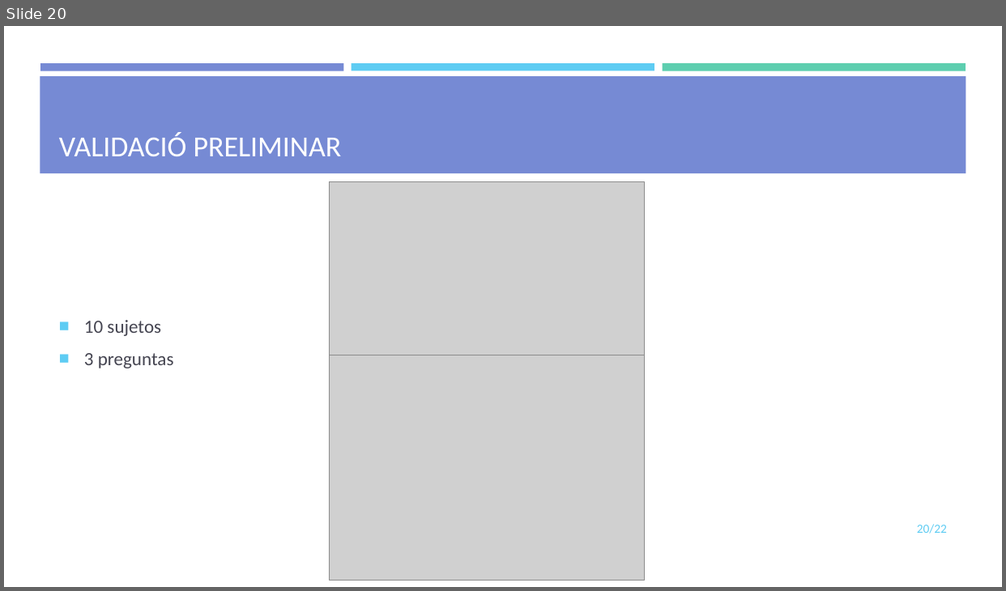
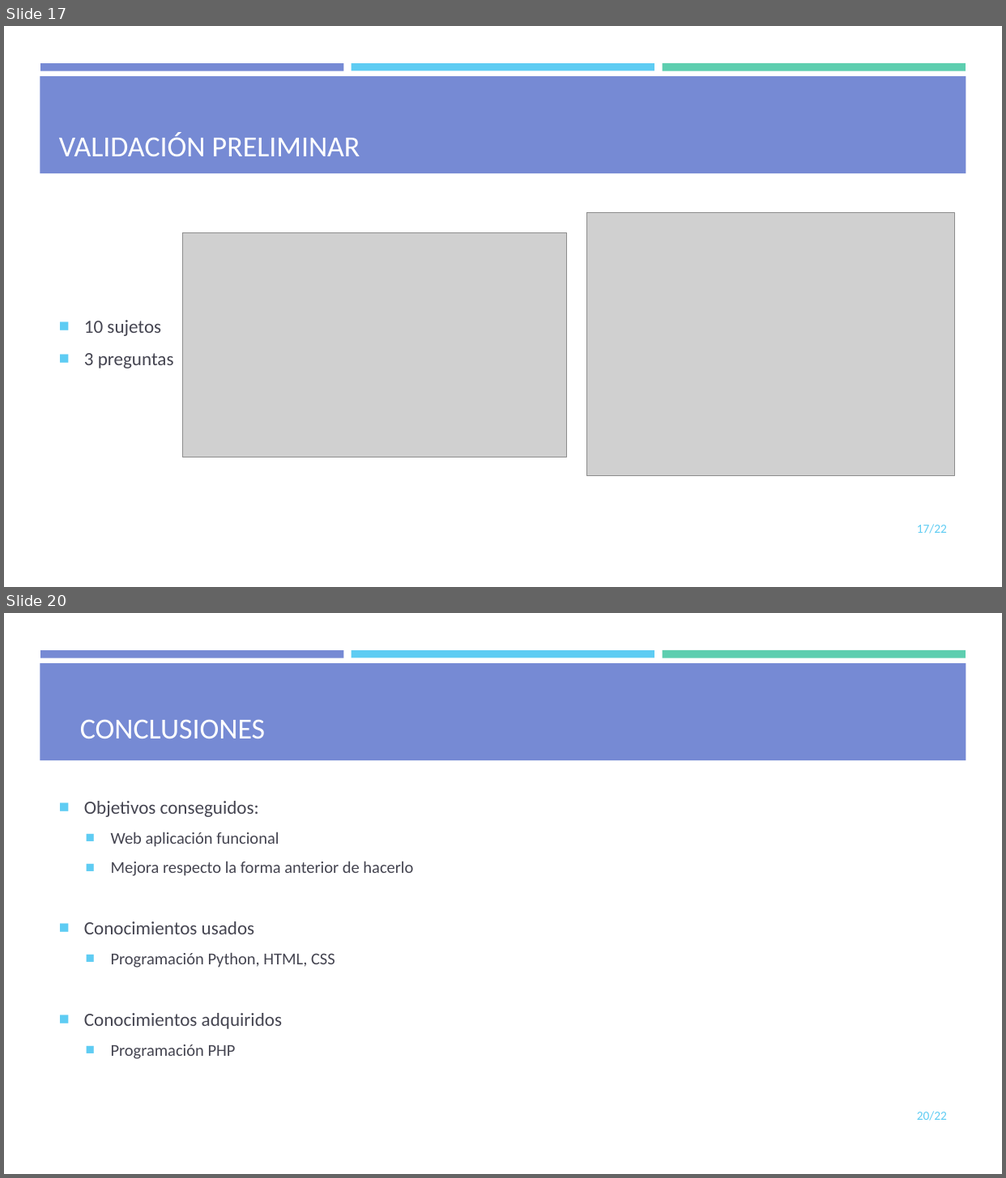
Before and after one commit to mdlunag/tfg, a slide deck: tfg_presentacio.pptx. Shown one above the other, each under a label of ours: slide 20 before the commit, slides 17 and 20 after it; the slides between them are not shown. The pictures are 1006x591 and 1006x1178 pixels, drawn with LibreOffice and Linux fonts; fonts in the diff are those of the drawing; grey boxes stand for pictures. Boxes give left, top, right and bottom in pixels: in the first picture for what was removed or moved away, otherwise in the second. Text is boxed around its words. In the diff, an @@ line names an element or a change of style, - is before the commit and + after.

```diff
--- a/tfg_presentacio.pptx
+++ b/tfg_presentacio.pptx
@@ slide 20 added at bbox=[4, 613, 1002, 1174], background #FFFFFF; not listed: 4 template elements that a slide beside it also shows @@
@@ title added at bbox=[80, 719, 265, 739], 28 pt, text #FFFFFF @@
+CONCLUSIONES
@@ text added at bbox=[84, 801, 413, 1059], 16 pt, text #454551 @@
+■ Objetivos conseguidos:
+  ■ Web aplicación funcional
+  ■ Mejora respecto la forma anterior de hacerlo
+■ Conocimientos usados
+  ■ Programación Python, HTML, CSS
+■ Conocimientos adquiridos
+  ■ Programación PHP
@@ page number added at bbox=[917, 1111, 947, 1121], 12 pt, text #5ECCF3 @@
+20/22
@@ what was slide 20 is now slide 17 @@
@@ slide 17 changed as well @@
@@ title at bbox=[59, 132, 360, 156]: text changed @@
-VALIDACIÓ PRELIMINAR
+VALIDACIÓN PRELIMINAR
@@ picture: place and size @@
-picture at bbox=[330, 356, 645, 581]
+picture at bbox=[586, 213, 954, 476]
@@ picture: place and size @@
-picture at bbox=[330, 182, 645, 355]
+picture at bbox=[182, 233, 567, 457]
@@ page number at bbox=[917, 524, 947, 534]: text changed @@
-20/22
+17/22
```
Also in this commit, not shown: 8 other slides changed, 6 other slides added, 9 slides removed.
